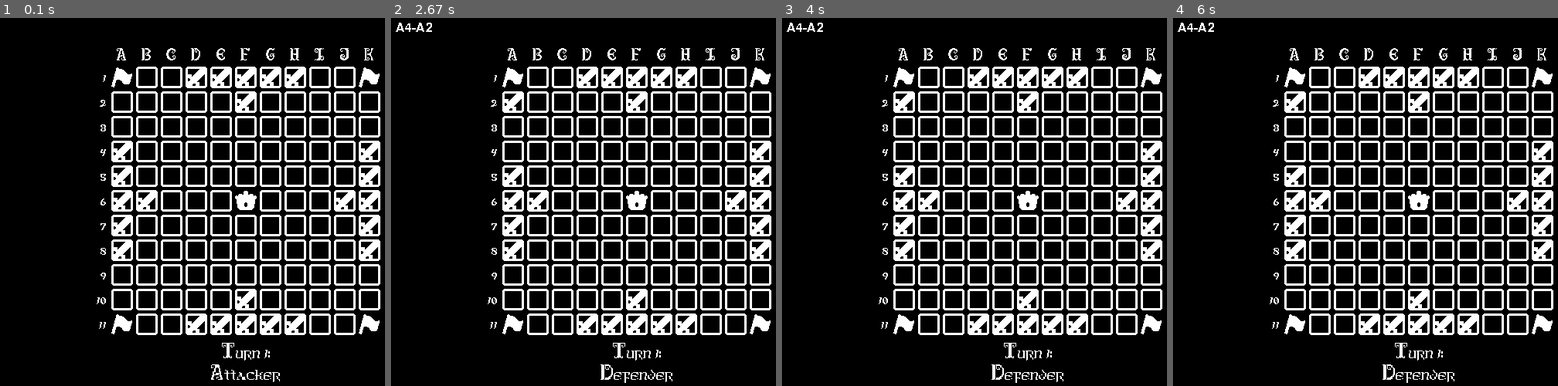
Above: before the commit, frames 1-4 (left to right).
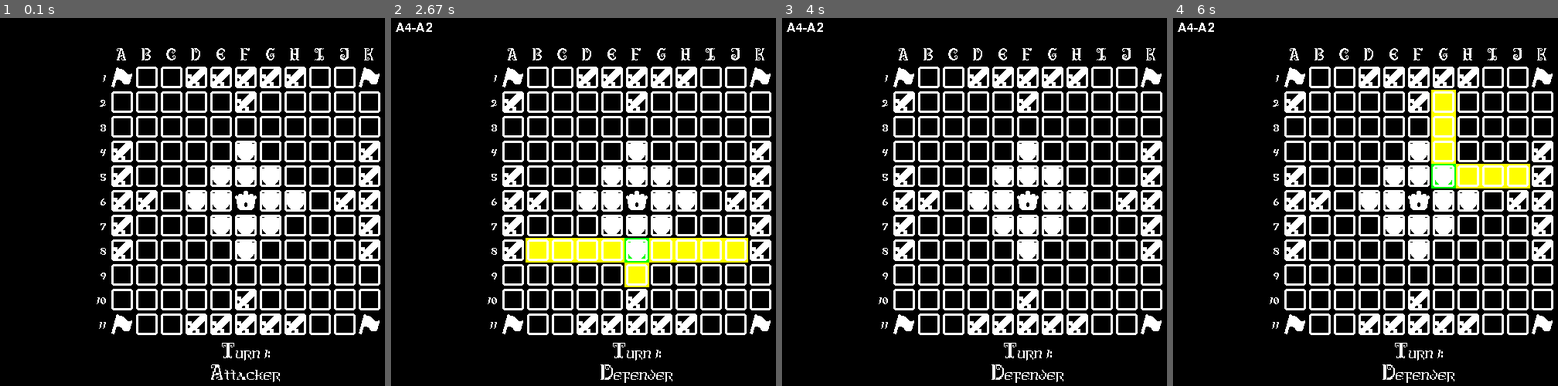
Above: after the commit, the same moments.

Repository: joaquinkiko/hnefatafl-pygame
Game: pygame game, started from main.py
Same seed, same stepped clock (60 frames per second), same inputs: the game is played once before the commit and once after it.
Inputs (mouse positions are in pixels of both pictures, inside the frame that each line leads up to):
- Up to frame 1 (0.1 s): no input
- Up to frame 2 (2.67 s): click (514, 150) at 0.38 s; click (514, 102) at 0.72 s; click (645, 238) at 2.55 s
- Up to frame 3 (4 s): click (1155, 257) at 2.88 s
- Up to frame 4 (6 s): click (1438, 183) at 5.72 s

The runs differ from the first frame. In frame 1, 2.3% of the frame differs, in the area x 48-79%, y 33-66%; in frame 2, 5.2%, in the area x 34-93%, y 33-74%; in frame 3, 2.3%; in frame 4, 4.2%.

Commit message:
Bugfix: no defenders initialized

Diff:
--- a/main.py
+++ b/main.py
@@ -52,7 +52,7 @@
     clock = pygame.time.Clock()
 
     # Setup variables
-    board: Board = Board(defenders=[])
+    board: Board = Board()
     selected_piece: Position = None
 
     # Load assets
